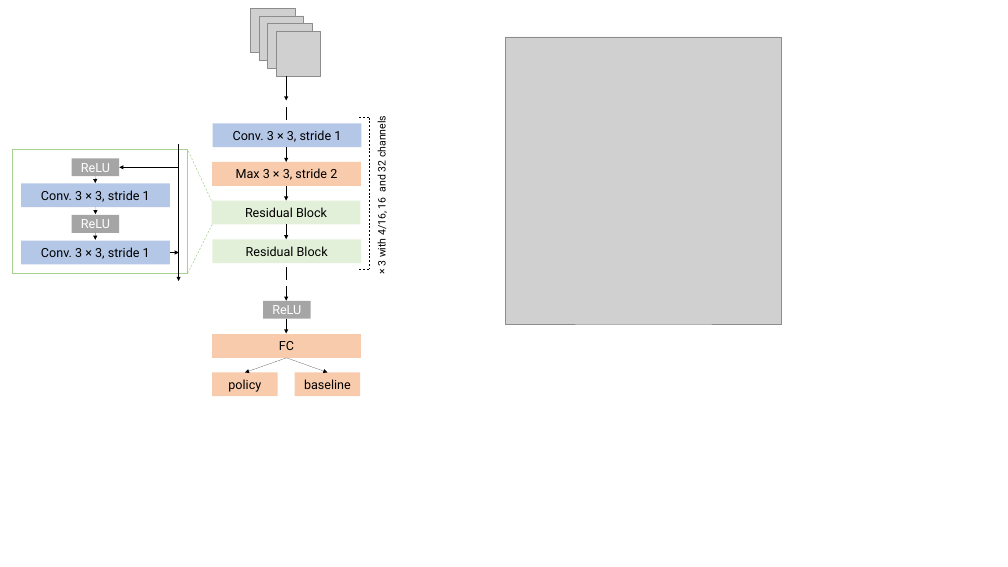
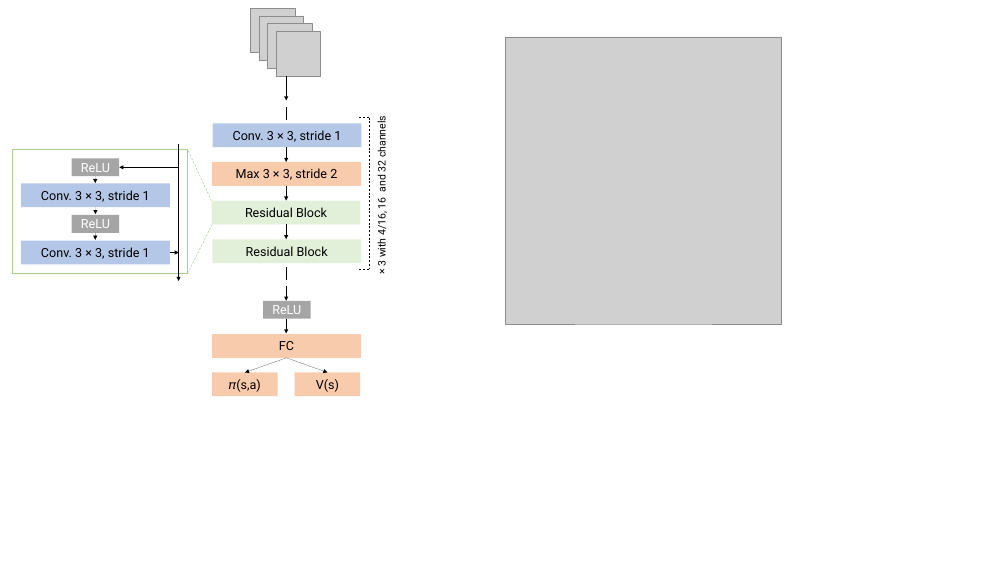
Before and after one commit to aluscher/torchbeastpopart, a slide deck: slide 1 of results/model.pptx. Drawn at 1008x567 pixels with LibreOffice and Linux fonts; fonts in the diff are those of the drawing; grey boxes stand for pictures. Boxes give left, top, right and bottom in pixels: in the first picture for what was removed or moved away, otherwise in the second. Text is boxed around its words. In the diff, an @@ line names an element or a change of style, - is before the commit and + after.

```diff
--- a/results/model.pptx
+++ b/results/model.pptx
@@ text in rectangle at <box>229,379,260,392</box>: text changed @@
-policy
+𝜋(s,a)
@@ text in rectangle at <box>316,379,339,392</box>: text changed @@
-baseline
+V(s)
```
Also in this commit, not shown: 14 other files.
